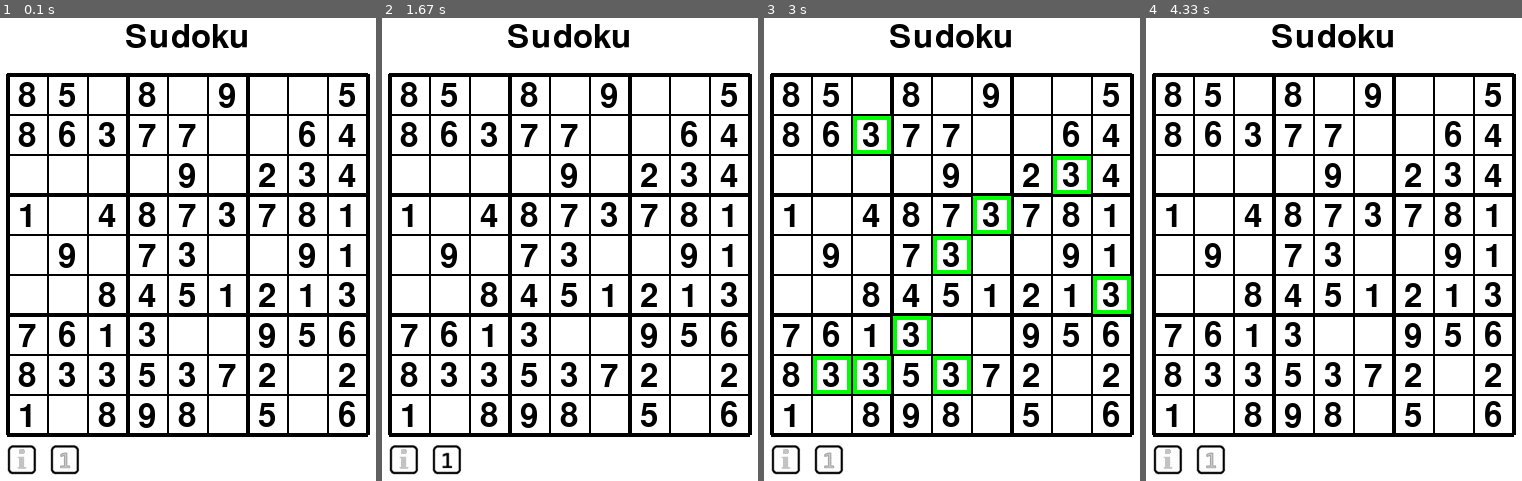
Above: before the commit, frames 1-4 (left to right).
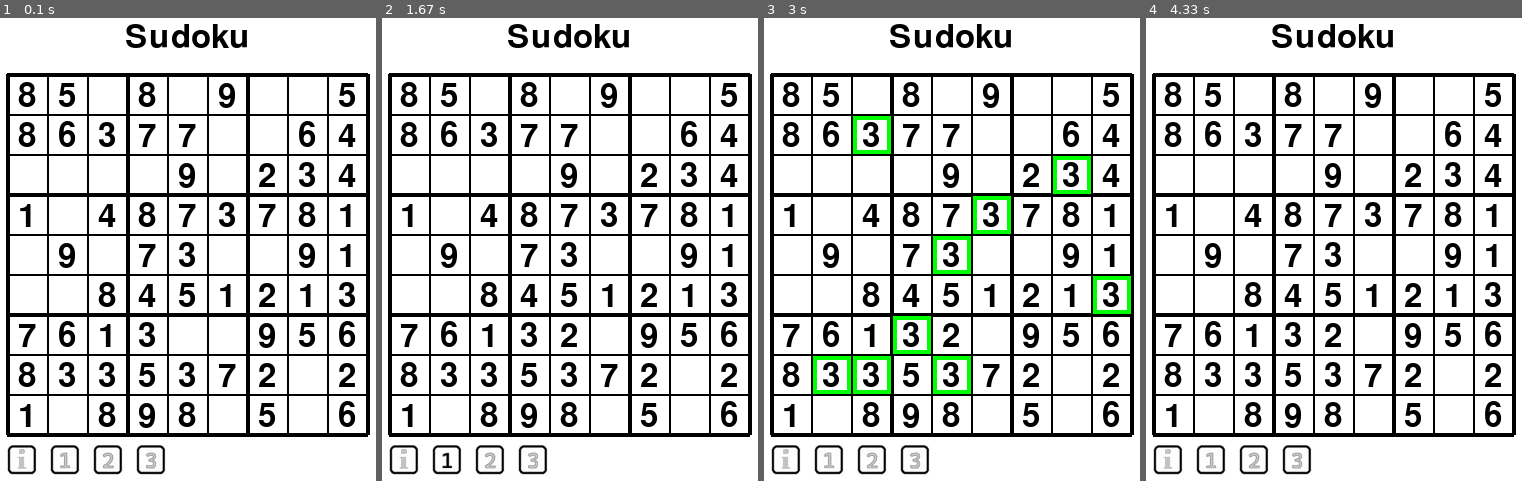
Above: after the commit, the same moments.

Repository: MrReedQEGS/Pygame-Sudoku
Game: pygame game, started from main.py
Two runs of this game, one before a commit and one after it. Both use one fixed random seed, a clock stepped at 60 frames per second and the inputs below.
Inputs (mouse positions are in pixels of both pictures, inside the frame that each line leads up to):
- Up to frame 1 (0.1 s): no input
- Up to frame 2 (1.67 s): click (491, 457) at 0.38 s; click (573, 346) at 0.72 s; click (532, 457) at 1.05 s; click (445, 457) at 1.38 s
- Up to frame 3 (3 s): click (827, 457) at 1.72 s; click (959, 379) at 2.05 s; click (outside the picture) at 2.38 s; click (861, 152) at 2.72 s
- Up to frame 4 (4.33 s): click (outside the picture) at 3.05 s; click (1469, 175) at 3.88 s; click (1146, 161) at 4.22 s

The runs differ from the first frame. In frame 1, 0.5% of the frame differs, in the area x 24-44%, y 92-99%; in frame 2, 0.7%, in the area x 24-52%, y 65-99%; in frame 3, 0.7%; in frame 4, 0.7%.

Commit message:
Update main.py
1,2,3 buttons in.  They act like radio buttons and now you can actually put numbers into the grid too.  Edit mode toggles on off when you click the buttons.

Diff:
--- a/main.py
+++ b/main.py
@@ -30,6 +30,9 @@
 GRID_H = GRID_SIZE * CELL_SIZE
 TOP_MARGIN = 80
 GAP_TEXT_TO_GRID = 20
+
+editMode = False
+numGoingIntoGrid = ""
 
 #images
 infoImageName = "./Info.jpg"
@@ -40,8 +43,14 @@
 oneImageGreyName = "./1Grey.jpg"
 oneImage = pygame.image.load(oneImageName).convert()
 oneGreyImage = pygame.image.load(oneImageGreyName).convert()
-
-
+twoImageName = "./2.jpg"
+twoImageGreyName = "./2Grey.jpg"
+twoImage = pygame.image.load(twoImageName).convert()
+twoGreyImage = pygame.image.load(twoImageGreyName).convert()
+threeImageName = "./3.jpg"
+threeImageGreyName = "./3Grey.jpg"
+threeImage = pygame.image.load(threeImageName).convert()
+threeGreyImage = pygame.image.load(threeImageGreyName).convert()
 
 pygame.init()
 screen = pygame.display.set_mode((WINDOW_W, WINDOW_H))
@@ -219,11 +228,69 @@
   print("Hello")
 
 def OneButtonCallback(isItGrey):
+  global editMode,numGoingIntoGrid
+
   print("One button")
   print(isItGrey)
 
+  if(isItGrey == False):
+    #We are enabling edit mode to allow this number to go into the grid
+    editMode = True
+    numGoingIntoGrid = "1"
+  else:
+    editMode = False
+    numGoingIntoGrid = ""
+
+
+  #Reset the other buttons - only one can be on
+  theTwoButton.grey=True
+  theTwoButton.currentImg = theTwoButton.greyImg
+  theThreeButton.grey=True
+  theThreeButton.currentImg = theThreeButton.greyImg
+
+def TwoButtonCallback(isItGrey):
+  global editMode,numGoingIntoGrid
+  print("Two button")
+  print(isItGrey)
+
+  if(isItGrey == False):
+    #We are enabling edit mode to allow this number to go into the grid
+    editMode = True
+    numGoingIntoGrid = "2"
+  else:
+    editMode = False
+    numGoingIntoGrid = ""
+
+  #Reset the other buttons - only one can be on
+  theOneButton.grey=True
+  theOneButton.currentImg = theOneButton.greyImg
+  theThreeButton.grey=True
+  theThreeButton.currentImg = theThreeButton.greyImg
+
+def ThreeButtonCallback(isItGrey):
+  global editMode,numGoingIntoGrid
+  print("Three button")
+  print(isItGrey)
+
+  if(isItGrey == False):
+    #We are enabling edit mode to allow this number to go into the grid
+    editMode = True
+    numGoingIntoGrid = "3"
+  else:
+    editMode = False
+    numGoingIntoGrid = ""
+
+  #Reset the other buttons - only one can be on
+  theOneButton.grey=True
+  theOneButton.currentImg = theOneButton.greyImg
+  theTwoButton.grey=True
+  theTwoButton.currentImg = theTwoButton.greyImg
+
 theInfoButton = MyClickableImageButton(grid_x0,grid_y0+CELL_SIZE*GRID_SIZE+BUTTON_PANEL_GAP_Y,infoImage,infoGreyImage,surface,InfoButtonCallback)
 theOneButton = MyToggleImageButton(grid_x0+1*+(CELL_SIZE+NUM_BUTTON_X_GAP),grid_y0+CELL_SIZE*GRID_SIZE+BUTTON_PANEL_GAP_Y,oneImage,oneGreyImage,surface,OneButtonCallback)
+theTwoButton = MyToggleImageButton(grid_x0+2*+(CELL_SIZE+NUM_BUTTON_X_GAP),grid_y0+CELL_SIZE*GRID_SIZE+BUTTON_PANEL_GAP_Y,twoImage,twoGreyImage,surface,TwoButtonCallback)
+theThreeButton = MyToggleImageButton(grid_x0+3*+(CELL_SIZE+NUM_BUTTON_X_GAP),grid_y0+CELL_SIZE*GRID_SIZE+BUTTON_PANEL_GAP_Y,threeImage,threeGreyImage,surface,ThreeButtonCallback)
+
 
 running = True
 RandomGrid()
@@ -243,6 +310,11 @@
             AddAllNumsToHighlightList(theNumClicked)
           else:
             highlightedCells = []
+            #We might be in edit mode - so put a number into this cell??
+            if(editMode == True):
+              col = someCell[0]
+              row = someCell[1]
+              theNumbers[row][col] = numGoingIntoGrid
         else:
           highlightedCells = []
 
@@ -259,6 +331,8 @@
 
   theInfoButton.DrawSelf()
   theOneButton.DrawSelf()
+  theTwoButton.DrawSelf()
+  theThreeButton.DrawSelf()
 
   pygame.display.flip()
   clock.tick(FPS)
